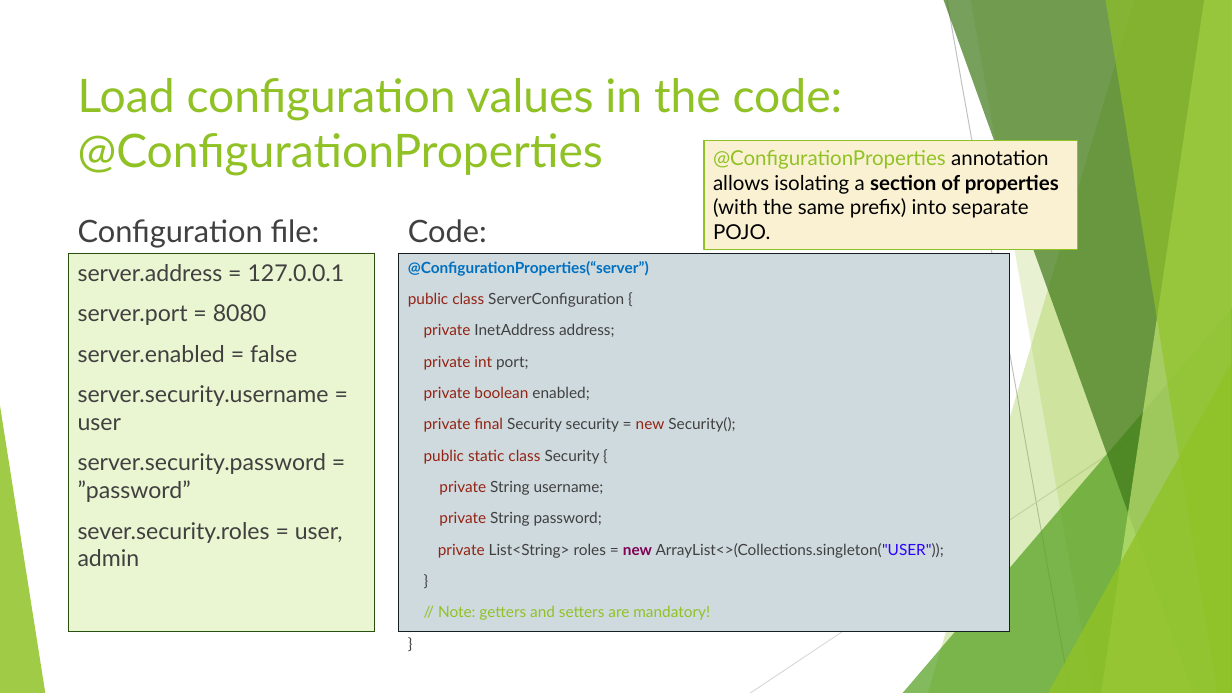
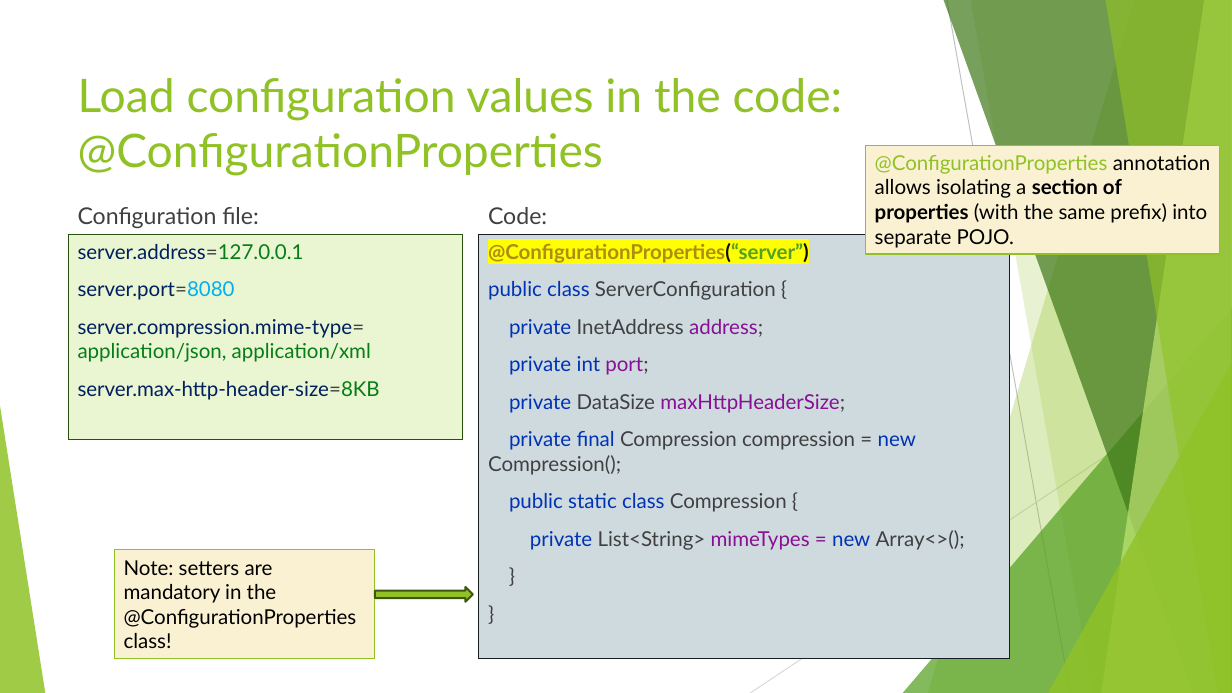
Before and after one commit to ybensman/SpringMicroserviceDemo, a slide deck: slide 34 of Spring_Beginners_2_SpringBootForMS.pptx (slide 32 before the commit). Drawn at 1232x693 pixels with LibreOffice and Linux fonts; fonts in the diff are those of the drawing. Boxes give left, top, right and bottom in pixels: in the first picture for what was removed or moved away, otherwise in the second. Text is boxed around its words. In the diff, an @@ line names an element or a change of style, - is before the commit and + after.

Commit message:
Some fixes for configuration and validation

```diff
--- a/Spring_Beginners_2_SpringBootForMS.pptx
+++ b/Spring_Beginners_2_SpringBootForMS.pptx
@@ rectangle "@ConfigurationProperties annotation allows isolating a ...": place and size @@
-rectangle "@ConfigurationProperties annotation allows isolating a ..." at box(704, 140, 1078, 250)
+rectangle "@ConfigurationProperties annotation allows isolating a ..." at box(866, 145, 1220, 254)
@@ text "Configuration file:" at box(78, 207, 259, 228): size 24 to 18 pt @@
@@ text "Code:": place and size @@
-text "Code:" at box(408, 219, 487, 243)
+text "Code:" at box(488, 207, 547, 224)
@@ text "Code:" at box(488, 207, 547, 224): size 24 to 18 pt @@
@@ text "server.address=127.0.0.1": place and size @@
-text "server.address=127.0.0.1" at box(68, 253, 375, 631)
+text "server.address=127.0.0.1" at box(68, 234, 463, 439)
@@ text "@ConfigurationProperties(“server”)": place and size @@
-text "@ConfigurationProperties(“server”)" at box(398, 253, 1009, 631)
+text "@ConfigurationProperties(“server”)" at box(479, 234, 1009, 659)
@@ text at box(78, 244, 380, 400): text changed; size 18 to 16 pt; text colour #404040 to #002060 @@
-server.address = 127.0.0.1
-server.port = 8080
-server.enabled = false
-server.security.username = user
-server.security.password = ”password”
-sever.security.roles = user, admin
+server.address=127.0.0.1
+server.port=8080
+server.compression.mime-type= application/json, application/xml
+server.max-http-header-size=8KB
@@ text at box(488, 243, 809, 375): size 12 to 16 pt in "@ConfigurationProperties(“server”)", "public class ServerConfiguration {", "private InetAddress address;", "private int port;" and 2 more places; text colour #0070C0 to #AF8C14, text colour #0070C0 to #0D0D0D, text colour #0070C0 to #54A021, highlight none to #FFFF00 in "@ConfigurationProperties(“server”)"; text colour #932313 to #0033B3 in "public class", "private", "private int"; text colour #404040 to #871094 in "address;", "port;" @@
@@ text at box(488, 394, 965, 550): text changed; size 12 to 16 pt @@
-private boolean enabled;
-private final Security security = new Security();
-public static class Security {
-private String username;
-private String password;
-private List<String> roles = new ArrayList<>(Collections.singleton("USER"));
+private DataSize maxHttpHeaderSize;
+private final Compression compression = new Compression();
+public static class Compression {
+private List<String> mimeTypes = new Array<>();
@@ rectangle added at box(115, 550, 375, 659), fill #FAF1D2, outline #90C226 0.75 pt, 16 pt, text #000000 @@
+Note: setters are mandatory in the @ConfigurationProperties class!
@@ right arrow added at box(375, 587, 473, 602), fill #90C226, outline #3F5511 1.5 pt @@
@@ text at box(438, 605, 710, 620): paragraph removed @@
-// Note: getters and setters are mandatory!
```
Also in this commit, not shown: 8 other slides changed, 13 slides added, 3 slides removed, 4 other files.
